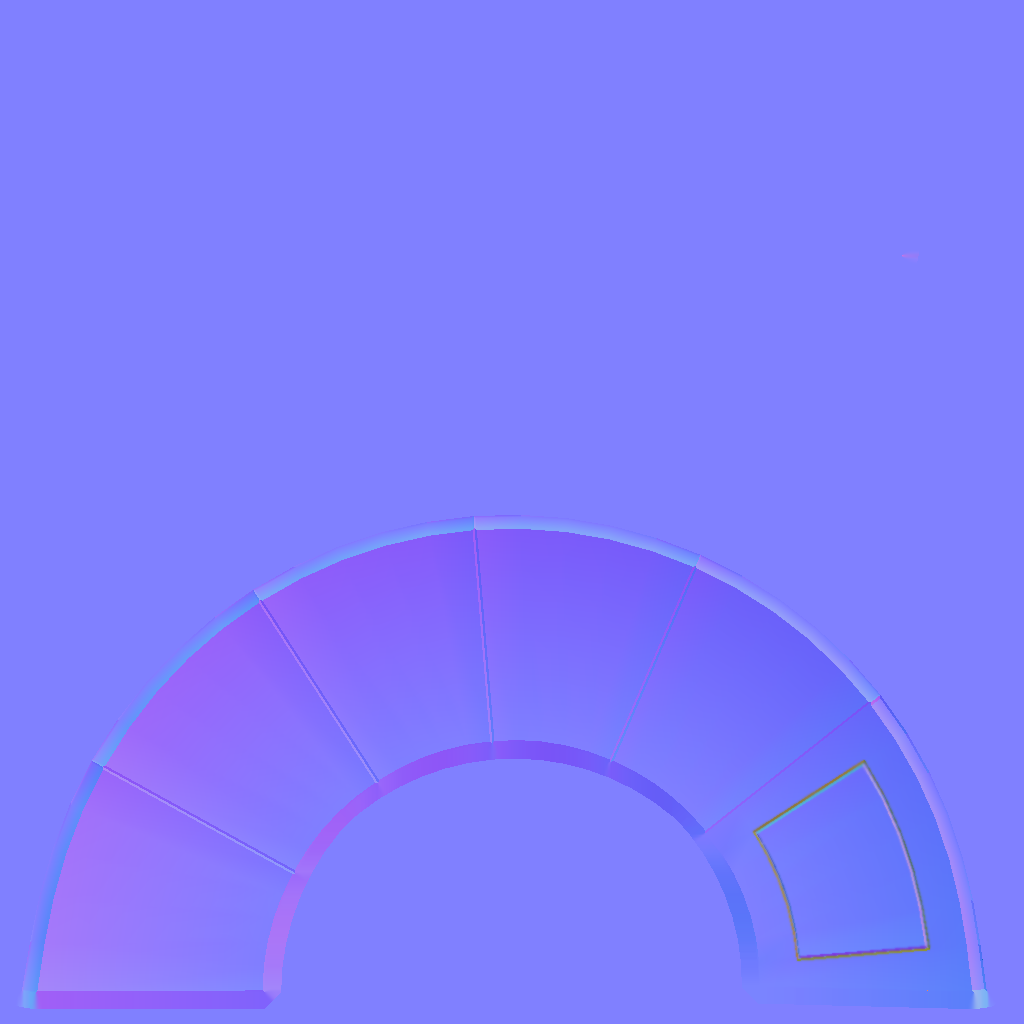
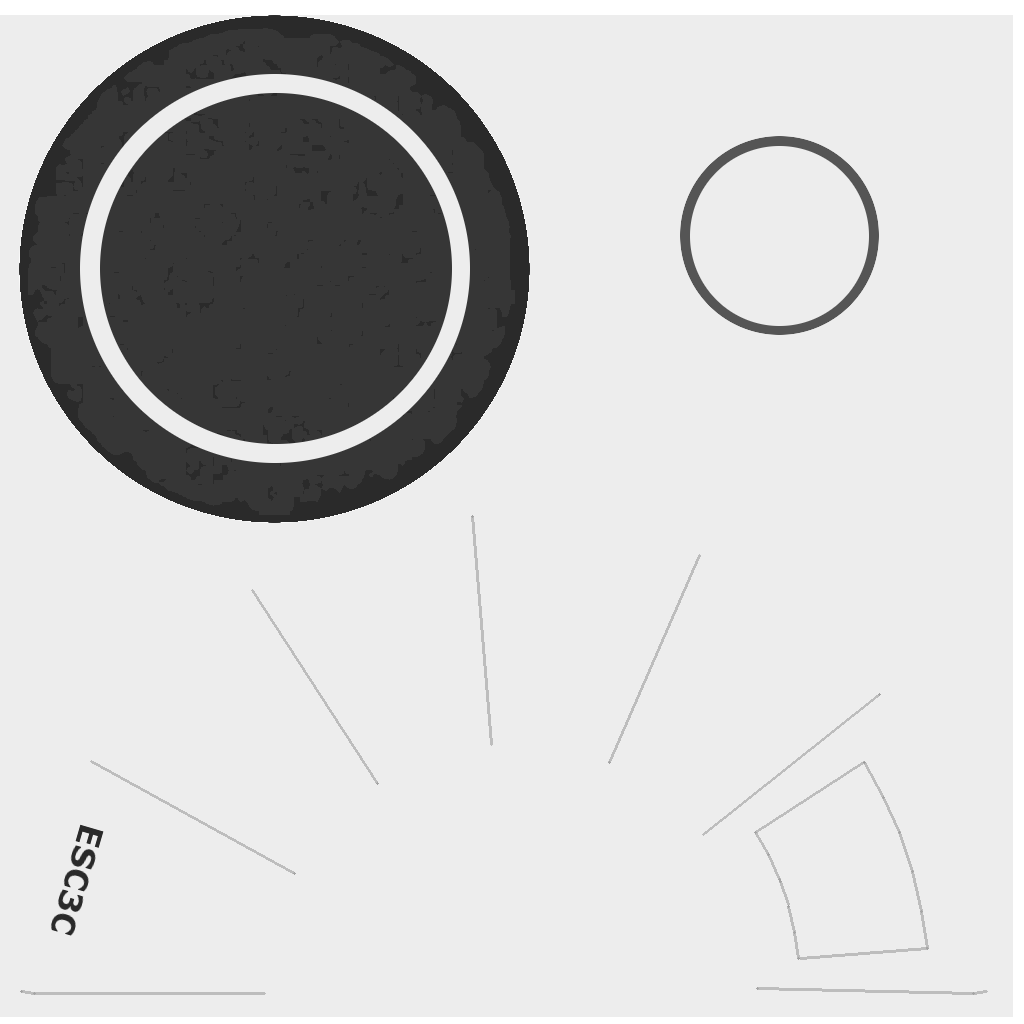
Layers edited between the first and the second 1024×1024 image:
added layer "Label" above "ESC3C" over [50, 823, 104, 936]
showed "Effekte", painted on it over [20, 74, 988, 995]
showed "Texture", painted on it over [0, 15, 1013, 1017]
removed layer "ESC3C_Normals.png #1" over [0, 9, 1010, 1009]
hid "Normals" over [0, 0, 1024, 1024]
